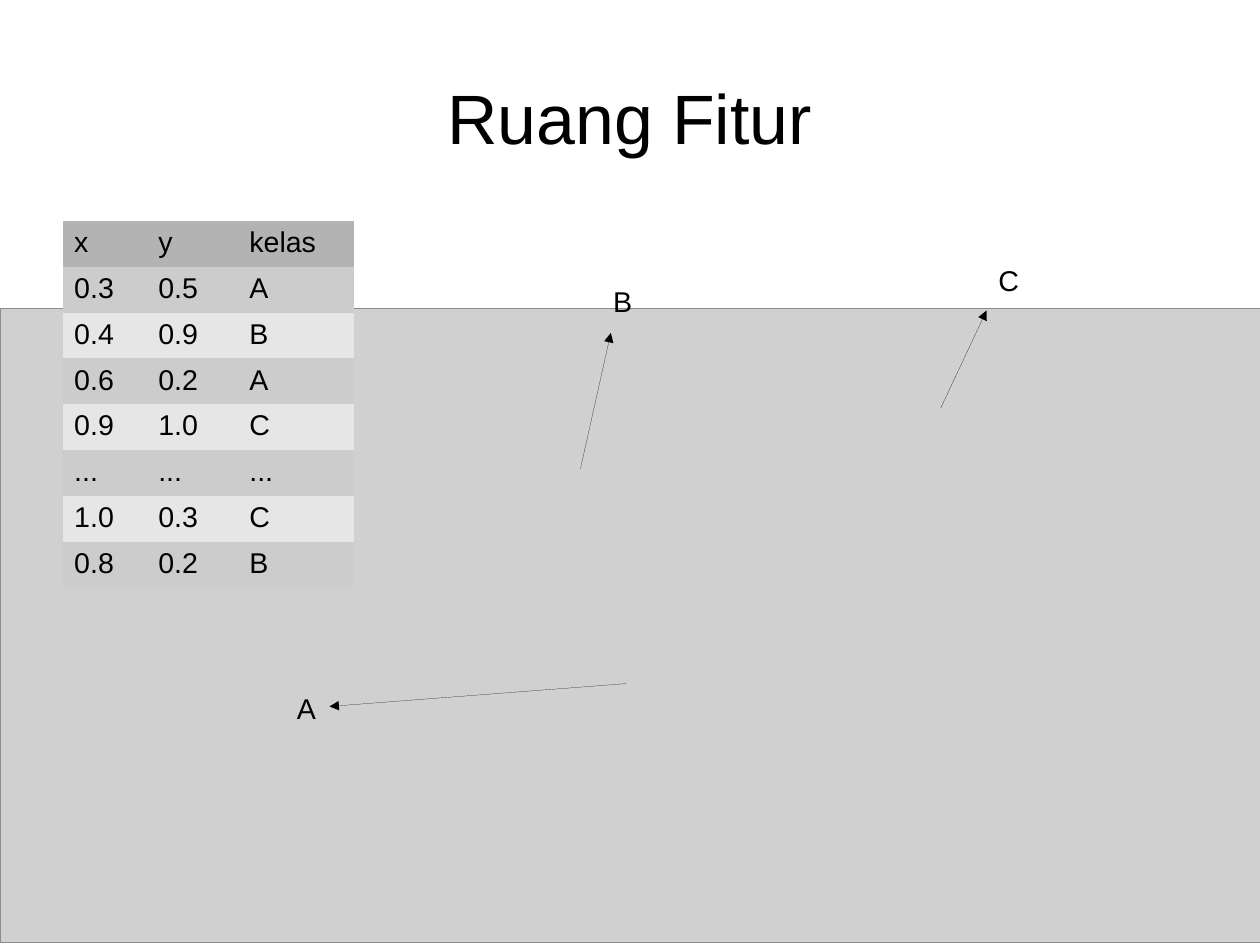
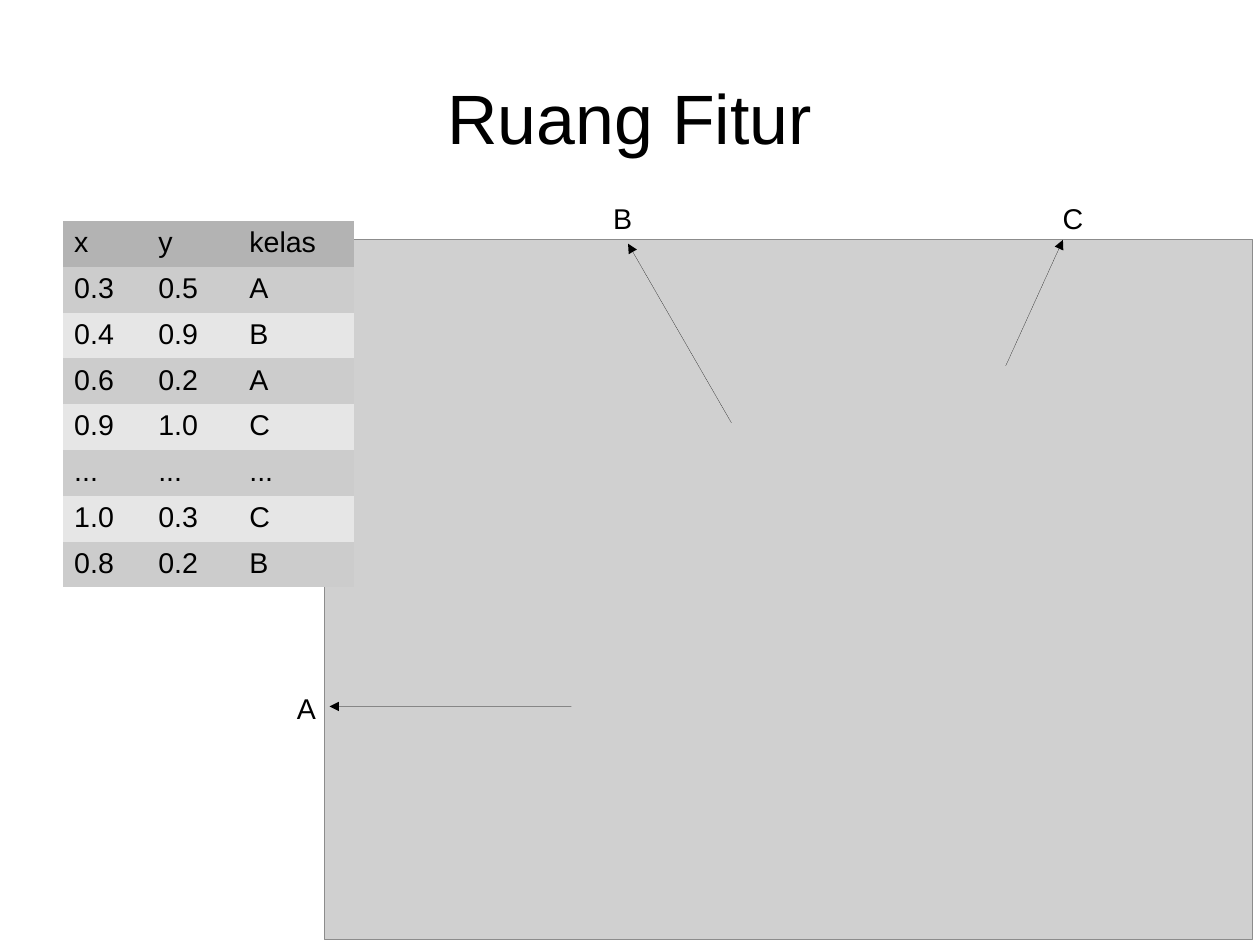
Before and after one commit to goFrendiAsgard/feature-extractor, a slide deck: slide 2 of report/pra-thesis.odp. Drawn at 1260x945 pixels with LibreOffice and Linux fonts; fonts in the diff are those of the drawing; grey boxes stand for pictures. Boxes give left, top, right and bottom in pixels: in the first picture for what was removed or moved away, otherwise in the second. Text is boxed around its words. In the diff, an @@ line names an element or a change of style, - is before the commit and + after.

```diff
--- a/report/pra-thesis.odp
+++ b/report/pra-thesis.odp
@@ text "B": place and size @@
-text "B" at bbox=[613, 290, 632, 312]
+text "B" at bbox=[613, 209, 632, 229]
@@ text "C": place and size @@
-text "C" at bbox=[998, 271, 1019, 292]
+text "C" at bbox=[1063, 209, 1084, 230]
@@ picture: place and size @@
-picture at bbox=[0, 309, 1260, 942]
+picture at bbox=[325, 240, 1253, 940]
@@ arrow moved from (581, 469) - (611, 333) to (732, 423) - (629, 244) @@
@@ arrow moved from (941, 408) - (987, 311) to (1006, 366) - (1063, 240) @@
@@ arrow moved from (627, 684) - (329, 707) to (572, 707) - (329, 707) @@
```
Also in this commit, not shown: 2 other slides changed, 2 slides added, 25 other files.
